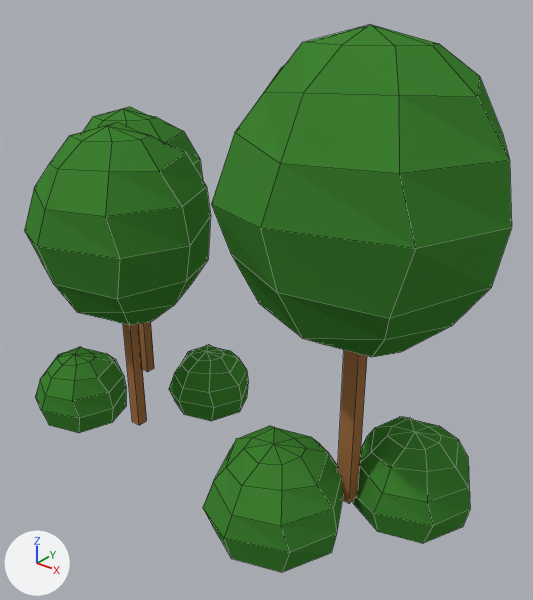
Two versions of the Blender file LibGround.blend, one commit apart.
Both versions are drawn from a 50 mm lens placed at (4.02, -5.06, 5.04), pointed at (-0.13, 0.13, 1.82). Arrows for +X, +Y and +Z are at lower left; the lights stay in place. Mesh edges are drawn as thin lines. The same objects are shown in both versions, whatever each file hides.

Before the edit, the objects in view are built like this:
```python
me_vegetation1mesh = bpy.data.meshes.new('Vegetation1Mesh')
me_vegetation1mesh.from_pydata(...)  # 214 vertices, 220 faces; spans x -1.27..1.36, y -1.38..1.36, z -0.17..3.46
# faces by material slot: [208, 12]
me_vegetation1mesh.materials.append(mat_grass)  # green #408533
me_vegetation1mesh.materials.append(mat_wood)  # brown #a06f43
me_vegetation2mesh = bpy.data.meshes.new('Vegetation2Mesh')
me_vegetation2mesh.from_pydata(...)  # 148 vertices, 150 faces; spans x -1.25..1.24, y -1.26..1.29, z -0.3..4.49
# faces by material slot: [144, 6]
me_vegetation2mesh.materials.append(mat_grass)  # green #408533
me_vegetation2mesh.materials.append(mat_wood)  # brown #a06f43
ob_vegetation1mesh = bpy.data.objects.new('Vegetation1Mesh', me_vegetation1mesh)
ob_vegetation1mesh.parent = ob_vegetation1
ob_vegetation1mesh.location = (0.0, 0.0, 0.0)
ob_vegetation2mesh = bpy.data.objects.new('Vegetation2Mesh', me_vegetation2mesh)
ob_vegetation2mesh.parent = ob_vegetation2
ob_vegetation2mesh.location = (0.0, 0.0, 0.0)
```
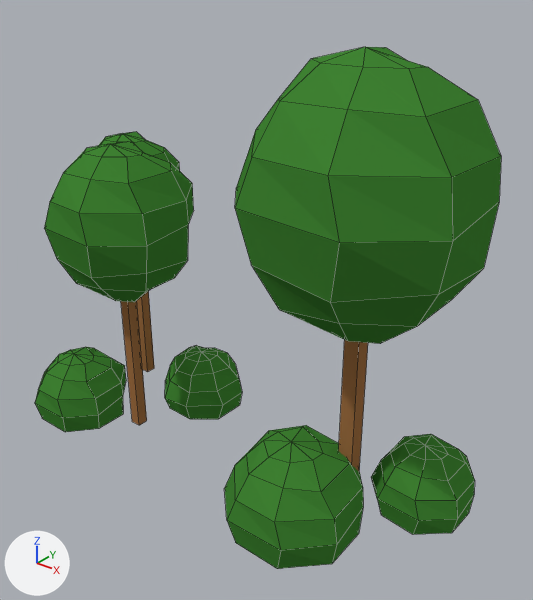
Commit message: fix(map): fix meshes of vegetation overlapping

The change in detail:
me_vegetation2mesh has 148 vertices, 150 faces and spans x -1.25..1.24, y -1.26..1.29, z -0.3..4.49.
me_vegetation2mesh is used by ob_vegetation2mesh; parent ob_vegetation2; location (0.0, 0.0, 0.0).
me_vegetation2mesh part 1: the loose piece of 41 vertices spanning x -0.26..1.05, y -0.07..1.27, z -0.28..0.69 is turned -25 degrees about the z axis through its middle and scaled by 0.8, then moved by (0.16, -0.04, 0.01).
me_vegetation2mesh part 2: the loose piece of 41 vertices spanning x -1.22..0.22, y -1.24..0.23, z -0.3..0.76 is turned -21 degrees about the z axis through its middle, then moved by (0.13, 0.13, 0.0).
me_vegetation2mesh part 3: the loose piece of 58 vertices spanning x -1.25..1.24, y -1.26..1.29, z 1.8..4.49 is turned -25 degrees about the z axis through its middle and scaled by 0.887, then moved by (0.02, -0.03, 0.0).
me_vegetation1mesh has 214 vertices, 220 faces and spans x -1.27..1.36, y -1.38..1.36, z -0.17..3.46.
me_vegetation1mesh is used by ob_vegetation1mesh; parent ob_vegetation1; location (0.0, 0.0, 0.0).
me_vegetation1mesh part 4: the loose piece of 41 vertices spanning x 0.09..1.1, y 0.08..1.11, z -0.15..0.59 is turned 23 degrees about the z axis through its middle, then moved by (-0.06, -0.06, 0.0).
me_vegetation1mesh part 5: the loose piece of 41 vertices spanning x -1.06..0.05, y -1.07..0.07, z -0.17..0.65 is turned -20 degrees about the z axis through its middle.
me_vegetation1mesh part 6: the loose piece of 58 vertices spanning x -0.56..1.36, y -1.38..0.58, z 1.39..3.46 is turned -25 degrees about the z axis through its middle and scaled by 0.8, then moved by (-0.05, 0.06, 0.01).
me_vegetation1mesh part 7: the loose piece of 58 vertices spanning x -1.27..0.46, y -0.4..1.36, z 1.46..3.37 is turned -25 degrees about the z axis through its middle and scaled by 0.7, then moved by (-0.04, 0.0, 0.0).

Location of each change, (x1, y1, x2, y2) in pixels of the pictures (533 x 600 px; the box of a moved part takes in the faces that stretch with it):
'Vegetation2Mesh', reshaped (10% narrower): before (203, 25, 512, 572); after (224, 47, 501, 569)
'Vegetation1Mesh', reshaped (8% narrower, 8% shorter): before (24, 107, 248, 433); after (35, 132, 242, 432)
part 1 of me_vegetation2mesh, moved or reshaped: before (352, 417, 470, 543); after (371, 434, 475, 534)
part 2 of me_vegetation2mesh, moved or reshaped: before (203, 426, 343, 572); after (224, 425, 363, 569)
part 3 of me_vegetation2mesh, moved or reshaped: before (211, 25, 512, 357); after (235, 47, 501, 344)
part 4 of me_vegetation1mesh, moved or reshaped: before (169, 344, 248, 421); after (165, 345, 242, 419)
part 5 of me_vegetation1mesh, moved or reshaped: before (35, 346, 126, 433); after (35, 347, 126, 432)
part 6 of me_vegetation1mesh, moved or reshaped: before (24, 122, 211, 325); after (44, 141, 194, 302)
part 7 of me_vegetation1mesh, moved or reshaped: before (83, 107, 203, 180); after (98, 132, 180, 171)
